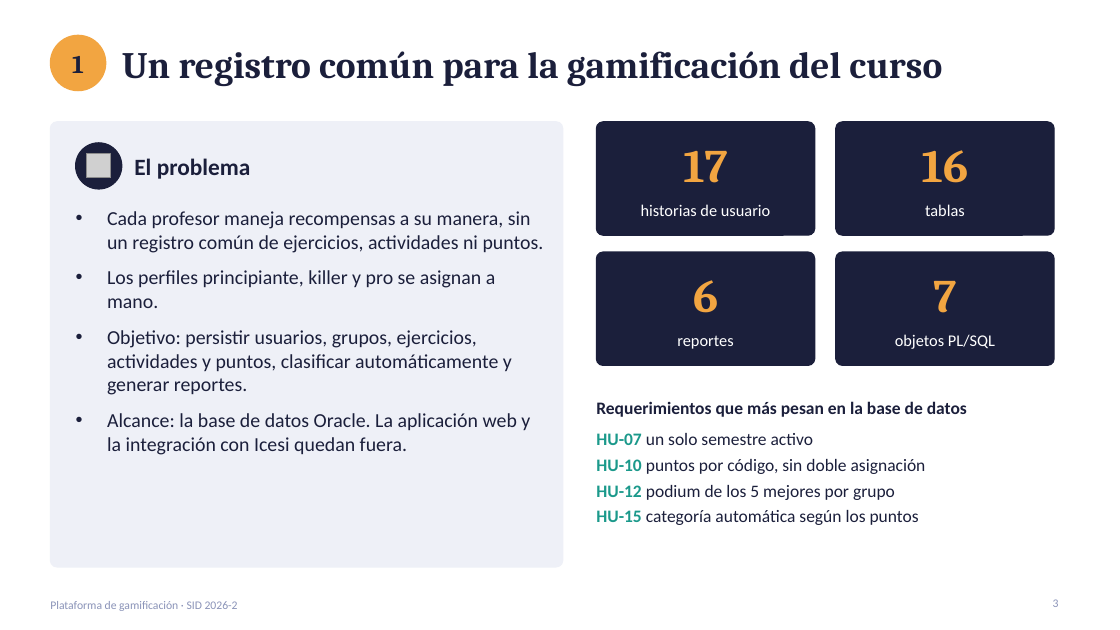
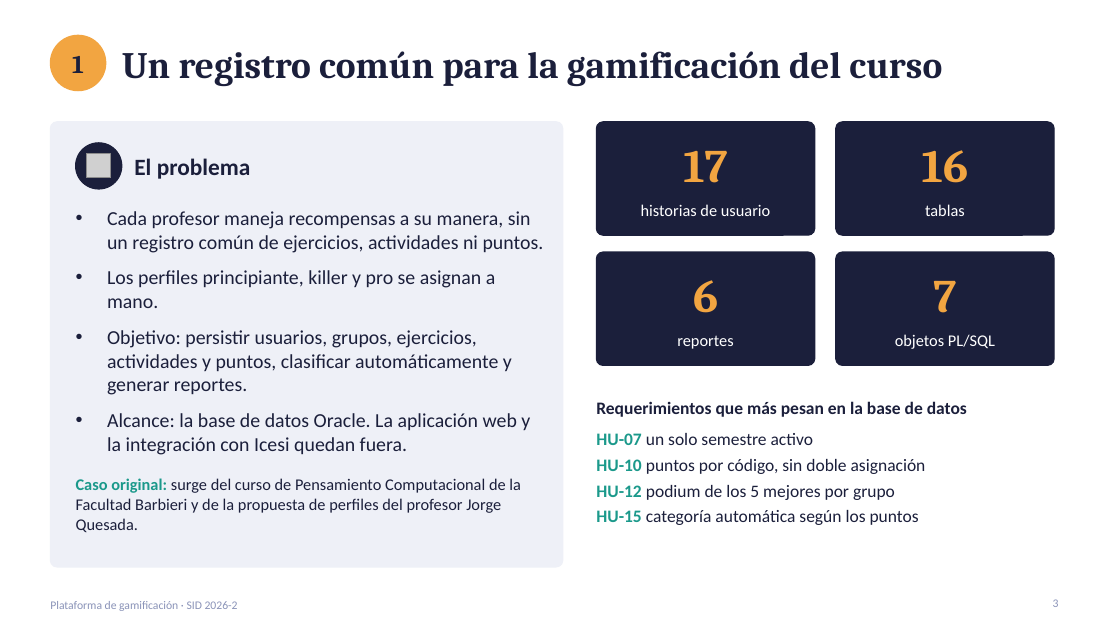
Before and after one commit to JOSED235/SID_202610_PensamientoComputacional, a slide deck: slide 3 of doc/sustentacion/Sustentacion_SID_PensamientoComputacional.pptx. Drawn at 1120x630 pixels with LibreOffice and Linux fonts; fonts in the diff are those of the drawing; grey boxes stand for pictures. Boxes give left, top, right and bottom in pixels: in the first picture for what was removed or moved away, otherwise in the second. Text is boxed around its words. In the diff, an @@ line names an element or a change of style, - is before the commit and + after.

Commit message:
Revision final de la sustentacion: presentacion, guion y justificaciones
- Presentacion: SQL real de R2 y R5, graficas de metricas separadas, caso
  original, notacion y fuente de los diagramas, firmas PL/SQL y una sola
  decision validada de IAG
- Guion: tabla de ajustes con su justificacion y defensa de las decisiones
  (SCORE.professor_id historico, diagramas redibujados de Data Modeler, HU-09)
- normalizacion_3FN y modelo_relacional: justificacion coherente de
  SCORE.professor_id
- Bitacora de prompts con la revision final
- Enunciado del proyecto (SID_Proyecto_2026-2.docx)

```diff
--- a/doc/sustentacion/Sustentacion_SID_PensamientoComputacional.pptx
+++ b/doc/sustentacion/Sustentacion_SID_PensamientoComputacional.pptx
@@ text added at bbox=[76, 478, 521, 532], 14 pt, text #1B1F3B @@
+Caso original: surge del curso de Pensamiento Computacional de la Facultad Barbieri y de la propuesta de perfiles del profesor Jorge Quesada.
```
Also in this commit, not shown: 7 other slides changed, 5 other files.
